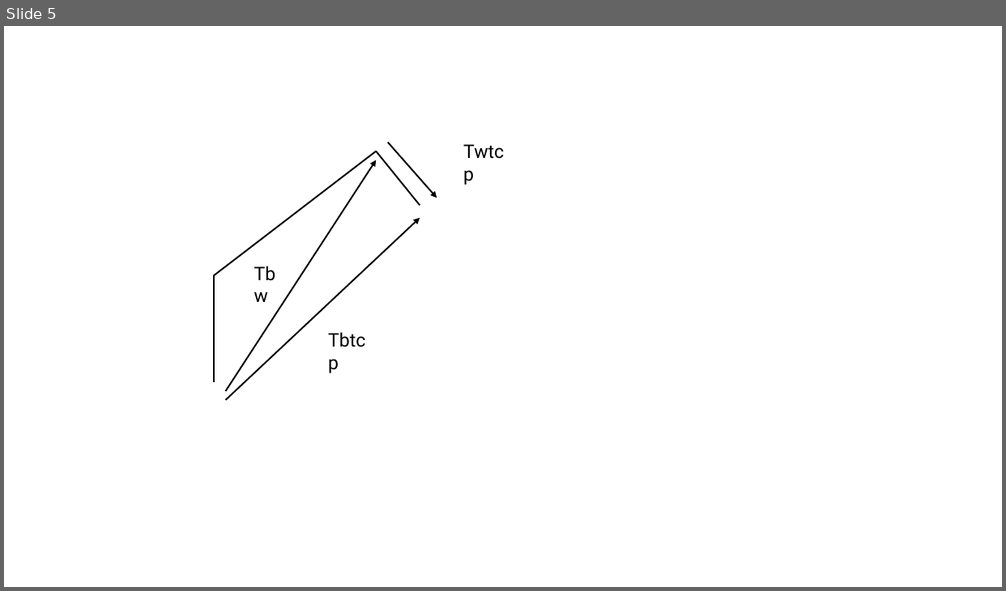
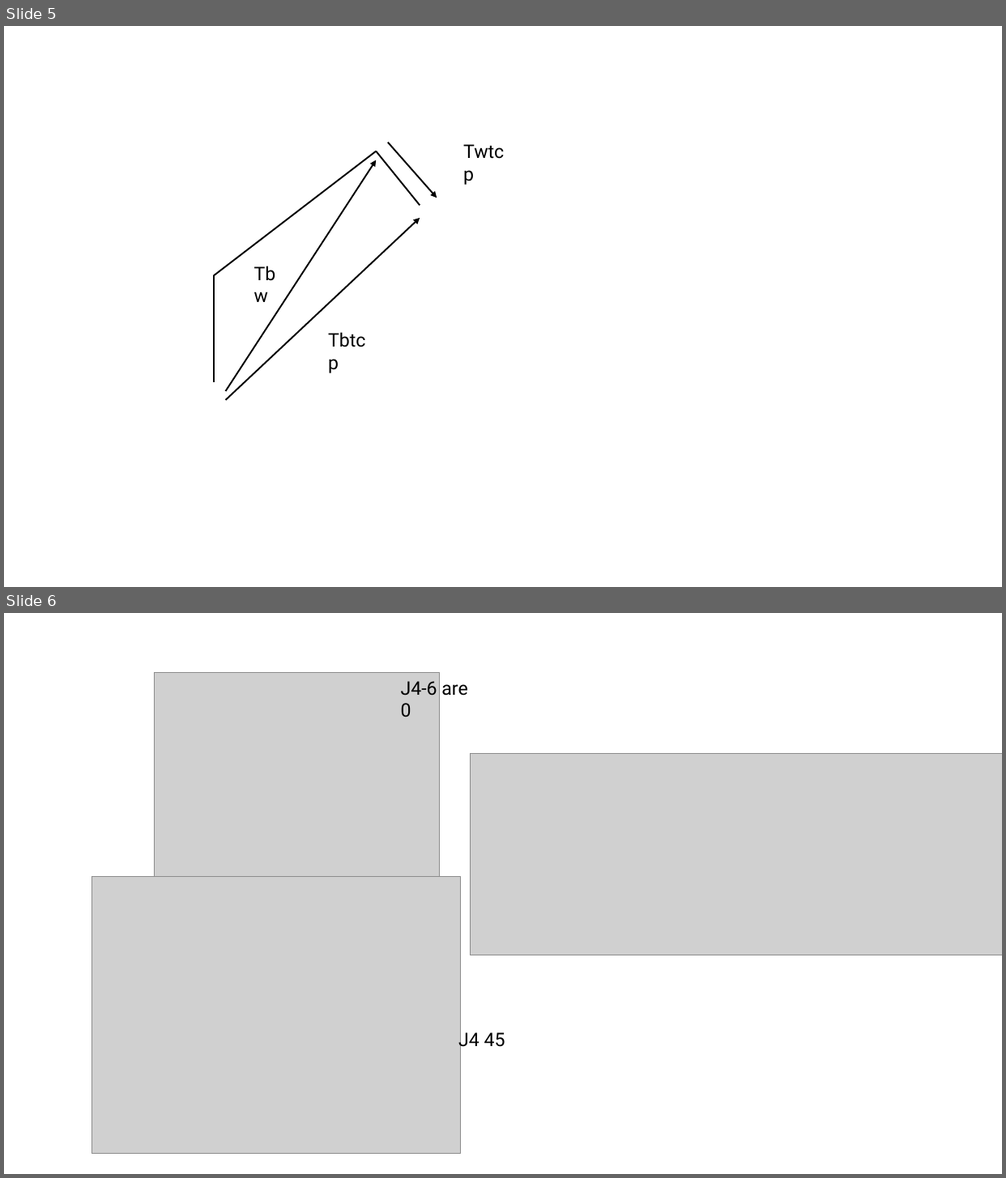
Before and after one commit to weifengh103/MCKRobot, a slide deck: Doc/Denavit-Hartenberg.pptx. Shown one above the other, each under a label of ours: slide 5 before the commit, slides 5 and 6 after it. The pictures are 1006x591 and 1006x1178 pixels, drawn with LibreOffice and Linux fonts; fonts in the diff are those of the drawing; grey boxes stand for pictures. Boxes give left, top, right and bottom in pixels: in the first picture for what was removed or moved away, otherwise in the second. Text is boxed around its words. In the diff, an @@ line names an element or a change of style, - is before the commit and + after.

```diff
--- a/Doc/Denavit-Hartenberg.pptx
+++ b/Doc/Denavit-Hartenberg.pptx
@@ slide 6 added at <box>4,613,1002,1174</box>, background #FFFFFF @@
@@ picture added at <box>155,673,439,894</box> @@
@@ text added at <box>401,681,467,717</box>, 18 pt, text #000000 @@
+J4-6 are 0
@@ picture added at <box>471,754,1002,956</box> @@
@@ picture added at <box>92,876,461,1153</box> @@
@@ text added at <box>458,1030,505,1051</box>, 18 pt, text #000000 @@
+J4 45
```
Also in this commit, not shown: 1 slide changed, 2 other files.
